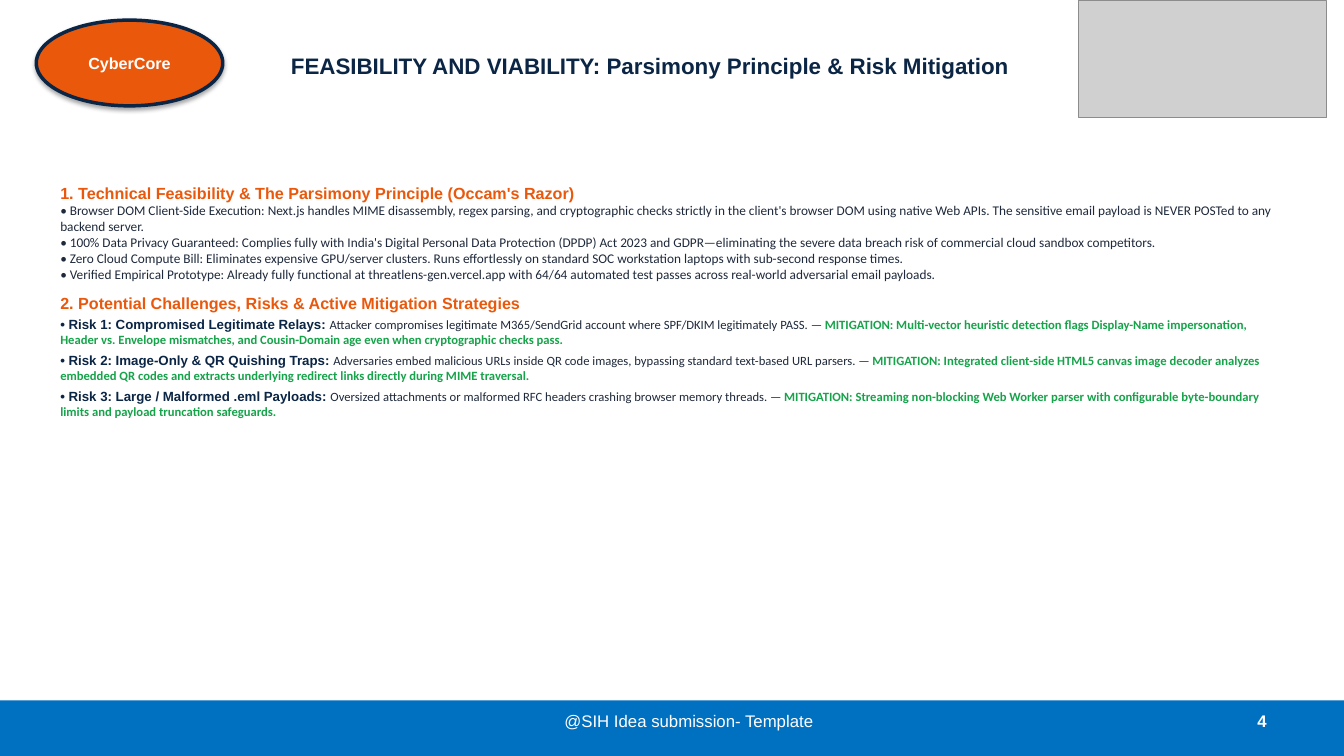
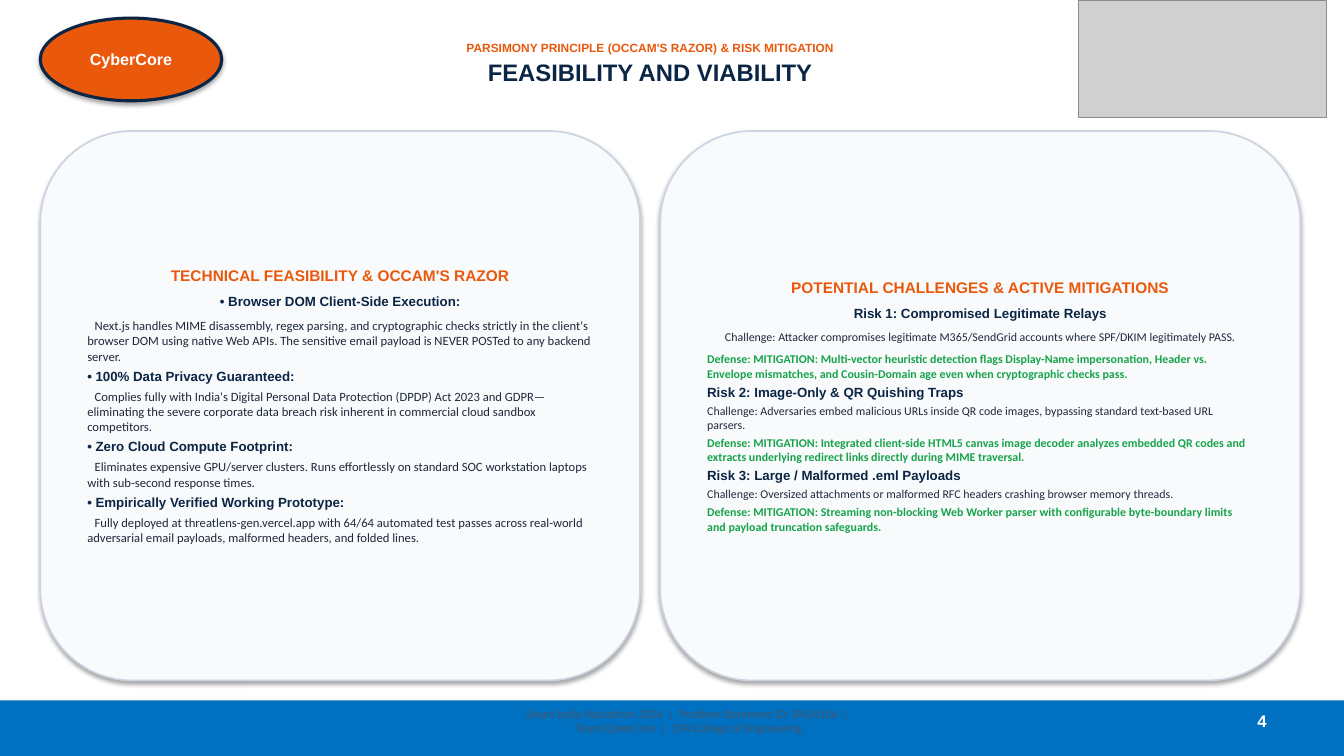
Before and after one commit to viswakpullepu/threatlens, a slide deck: slide 4 of SIH2026_ThreatLens_AI_Official_Submission.pptx. Drawn at 1344x756 pixels with LibreOffice and Linux fonts; fonts in the diff are those of the drawing; grey boxes stand for pictures. Boxes give left, top, right and bottom in pixels: in the first picture for what was removed or moved away, otherwise in the second. Text is boxed around its words. In the diff, an @@ line names an element or a change of style, - is before the commit and + after.

```diff
--- a/SIH2026_ThreatLens_AI_Official_Submission.pptx
+++ b/SIH2026_ThreatLens_AI_Official_Submission.pptx
@@ ellipse "CyberCore": place and size @@
-ellipse "CyberCore" at bbox=[36, 20, 223, 106]
+ellipse "CyberCore" at bbox=[40, 18, 222, 101]
@@ ellipse "CyberCore" at bbox=[40, 18, 222, 101]: outline #0B2545 2.5 pt to #0B2545 2.2 pt @@
@@ title at bbox=[466, 43, 833, 82]: text changed; size 16 to 8.5 pt; text colour #0B2545 to #EA580C @@
-FEASIBILITY AND VIABILITY: Parsimony Principle & Risk Mitigation
+PARSIMONY PRINCIPLE (OCCAM'S RAZOR) & RISK MITIGATION
+FEASIBILITY AND VIABILITY
@@ rounded rectangle added at bbox=[40, 131, 640, 681], fill #F8FAFC, outline #CBD5E1 1.2 pt, 9 pt, text #1E293B @@
+TECHNICAL FEASIBILITY & OCCAM'S RAZOR
+• Browser DOM Client-Side Execution:
+Next.js handles MIME disassembly, regex parsing, and cryptographic checks strictly in the client's browser DOM using native Web APIs. The sensitive email payload is NEVER POSTed to any backend server.
+• 100% Data Privacy Guaranteed:
+Complies fully with India's Digital Personal Data Protection (DPDP) Act 2023 and GDPR—eliminating the severe corporate data breach risk inherent in commercial cloud sandbox competitors.
+• Zero Cloud Compute Footprint:
+Eliminates expensive GPU/server clusters. Runs effortlessly on standard SOC workstation laptops with sub-second response times.
+• Empirically Verified Working Prototype:
+Fully deployed at threatlens-gen.vercel.app with 64/64 automated test passes across real-world adversarial email payloads, malformed headers, and folded lines.
@@ rounded rectangle "POTENTIAL CHALLENGES & ACTIVE MITIGATIONS": place and size @@
-rounded rectangle "POTENTIAL CHALLENGES & ACTIVE MITIGATIONS" at bbox=[60, 187, 1271, 418]
+rounded rectangle "POTENTIAL CHALLENGES & ACTIVE MITIGATIONS" at bbox=[660, 131, 1301, 681]
@@ rounded rectangle "POTENTIAL CHALLENGES & ACTIVE MITIGATIONS" at bbox=[660, 131, 1301, 681]: vertical alignment top to middle; fill none to #F8FAFC; outline none to #CBD5E1 1.2 pt; shadow on @@
@@ text in rounded rectangle at bbox=[707, 282, 1246, 533]: text changed; size 9.5 to 8.5 pt; text colour #1E293B to #16A34A; bold on @@
-1. Technical Feasibility & The Parsimony Principle (Occam's Razor)
-• Browser DOM Client-Side Execution: Next.js handles MIME disassembly, regex parsing, and cryptographic checks strictly in the client's browser DOM using native Web APIs. The sensitive email payload is NEVER POSTed to any backend server.
-• 100% Data Privacy Guaranteed: Complies fully with India's Digital Personal Data Protection (DPDP) Act 2023 and GDPR—eliminating the severe data breach risk of commercial cloud sandbox competitors.
-• Zero Cloud Compute Bill: Eliminates expensive GPU/server clusters. Runs effortlessly on standard SOC workstation laptops with sub-second response times.
-• Verified Empirical Prototype: Already fully functional at threatlens-gen.vercel.app with 64/64 automated test passes across real-world adversarial email payloads.
-2. Potential Challenges, Risks & Active Mitigation Strategies
-• Risk 1: Compromised Legitimate Relays: Attacker compromises legitimate M365/SendGrid account where SPF/DKIM legitimately PASS. — MITIGATION: Multi-vector heuristic detection flags Display-Name impersonation, Header vs. Envelope mismatches, and Cousin-Domain age even when cryptographic checks pass.
-• Risk 2: Image-Only & QR Quishing Traps: Adversaries embed malicious URLs inside QR code images, bypassing standard text-based URL parsers. — MITIGATION: Integrated client-side HTML5 canvas image decoder analyzes embedded QR codes and extracts underlying redirect links directly during MIME traversal.
-• Risk 3: Large / Malformed .eml Payloads: Oversized attachments or malformed RFC headers crashing browser memory threads. — MITIGATION: Streaming non-blocking Web Worker parser with configurable byte-boundary limits and payload truncation safeguards.
+POTENTIAL CHALLENGES & ACTIVE MITIGATIONS
+Risk 1: Compromised Legitimate Relays
+Challenge: Attacker compromises legitimate M365/SendGrid accounts where SPF/DKIM legitimately PASS.
+Defense: MITIGATION: Multi-vector heuristic detection flags Display-Name impersonation, Header vs. Envelope mismatches, and Cousin-Domain age even when cryptographic checks pass.
+Risk 2: Image-Only & QR Quishing Traps
+Challenge: Adversaries embed malicious URLs inside QR code images, bypassing standard text-based URL parsers.
+Defense: MITIGATION: Integrated client-side HTML5 canvas image decoder analyzes embedded QR codes and extracts underlying redirect links directly during MIME traversal.
+Risk 3: Large / Malformed .eml Payloads
+Challenge: Oversized attachments or malformed RFC headers crashing browser memory threads.
+Defense: MITIGATION: Streaming non-blocking Web Worker parser with configurable byte-boundary limits and payload truncation safeguards.
@@ text removed at bbox=[564, 715, 813, 731] @@
-@SIH Idea submission- Template
```
Also in this commit, not shown: 5 other slides changed, 1 other file.
